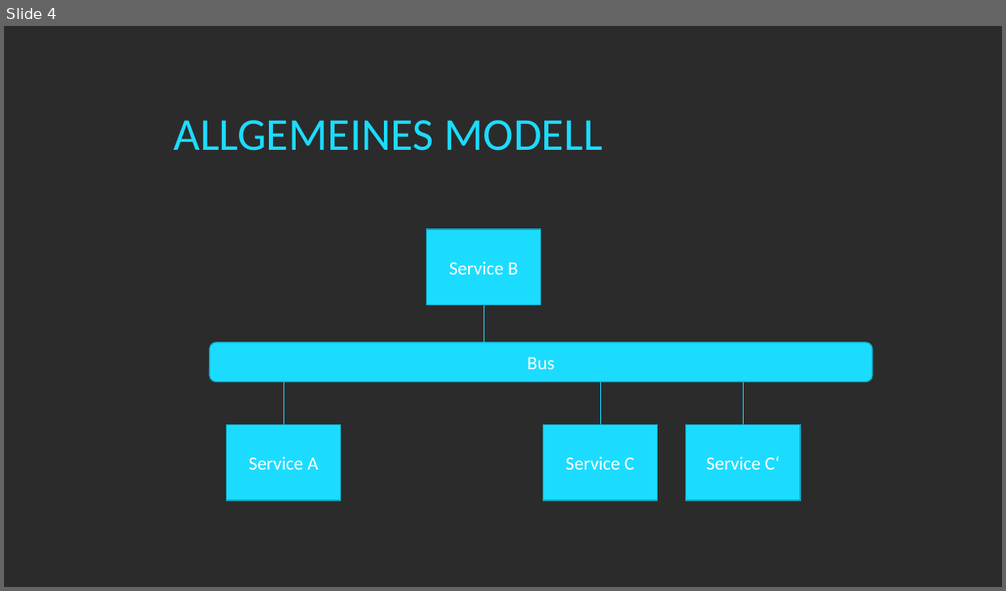
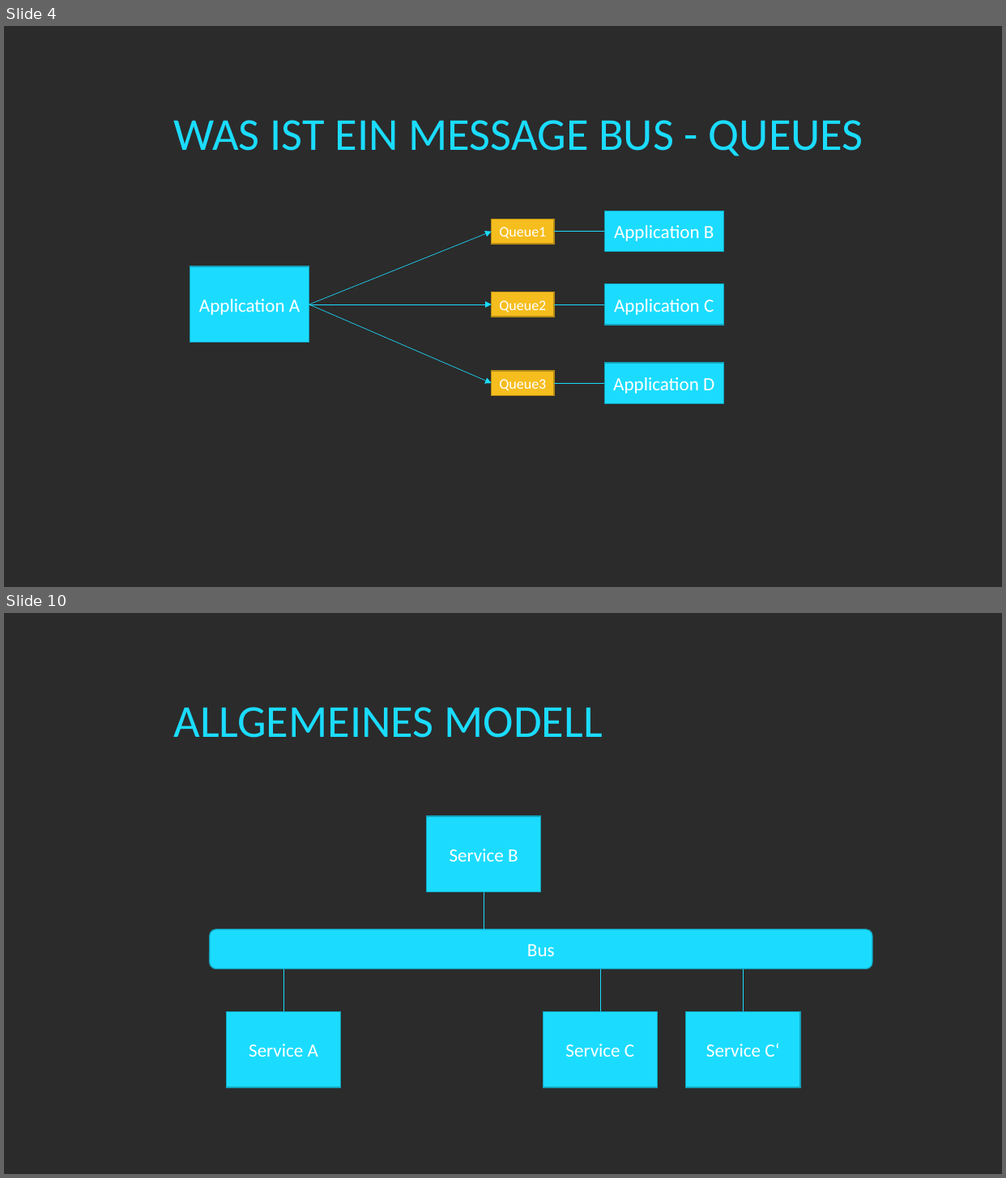
Before and after one commit to twenzel/MessageBusDemo, a slide deck: MessageBus.pptx. Shown one above the other, each under a label of ours: slide 4 before the commit, slides 4 and 10 after it; the slides between them are not shown. The pictures are 1006x591 and 1006x1178 pixels, drawn with LibreOffice and Linux fonts; fonts in the diff are those of the drawing; background and template pictures are left out; a plain dark background stands for a picture behind light text. Boxes give left, top, right and bottom in pixels: in the first picture for what was removed or moved away, otherwise in the second. Text is boxed around its words. In the diff, an @@ line names an element or a change of style, - is before the commit and + after.

```diff
--- a/MessageBus.pptx
+++ b/MessageBus.pptx
@@ slide 4 added at (4,26,1002,587), background picture (left out) @@
@@ title added at (173,120,863,156), 44 pt, text #1BDCFF @@
+WAS IST EIN MESSAGE BUS - QUEUES
@@ rectangle added at (492,219,554,244), fill #F6BD1E, outline #B68C16 1 pt, 14 pt, text #FFFFFF @@
+Queue1
@@ rectangle added at (604,211,723,251), fill #1BDCFF, outline #14A3BD 1 pt, 18 pt, text #FFFFFF @@
+Application B
@@ arrow added from (309, 305) to (492, 232), #1BDCFF 0.5 pt @@
@@ line added from (554, 232) to (604, 232), #1BDCFF 0.5 pt @@
@@ rectangle added at (190,267,309,343), fill #1BDCFF, outline #14A3BD 1 pt, 18 pt, text #FFFFFF @@
+Application A
@@ rectangle added at (492,292,554,318), fill #F6BD1E, outline #B68C16 1 pt, 14 pt, text #FFFFFF @@
+Queue2
@@ rectangle added at (604,284,723,325), fill #1BDCFF, outline #14A3BD 1 pt, 18 pt, text #FFFFFF @@
+Application C
@@ arrow added from (309, 305) to (492, 305), #1BDCFF 0.5 pt @@
@@ arrow added from (309, 305) to (492, 383), #1BDCFF 0.5 pt @@
@@ line added from (554, 305) to (604, 305), #1BDCFF 0.5 pt @@
@@ rectangle added at (604,363,723,403), fill #1BDCFF, outline #14A3BD 1 pt, 18 pt, text #FFFFFF @@
+Application D
@@ rectangle added at (492,371,554,396), fill #F6BD1E, outline #B68C16 1 pt, 14 pt, text #FFFFFF @@
+Queue3
@@ line added from (554, 383) to (604, 383), #1BDCFF 0.5 pt @@
@@ what was slide 4 is now slide 10 @@
```
Also in this commit, not shown: 2 slides changed, 9 other slides added.
